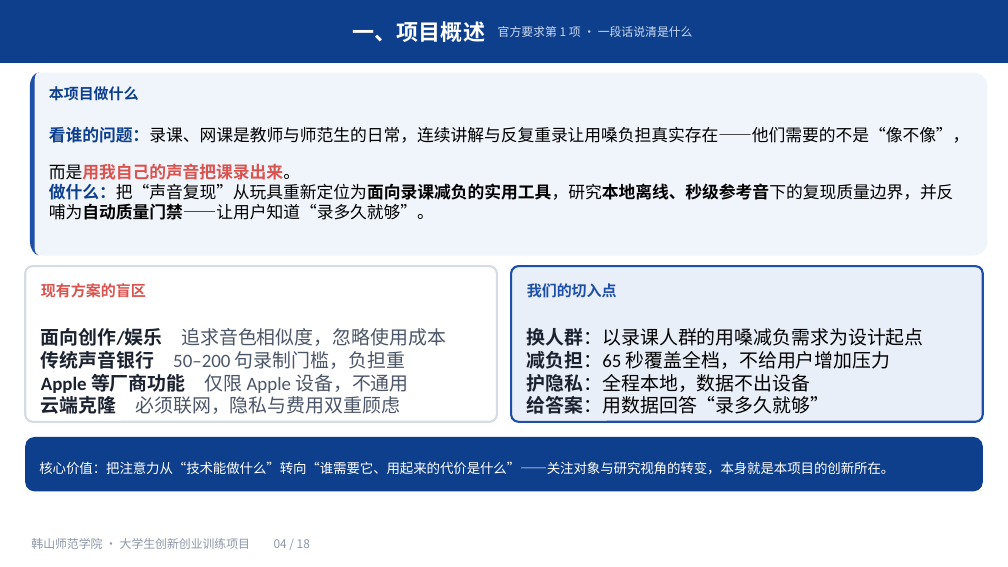
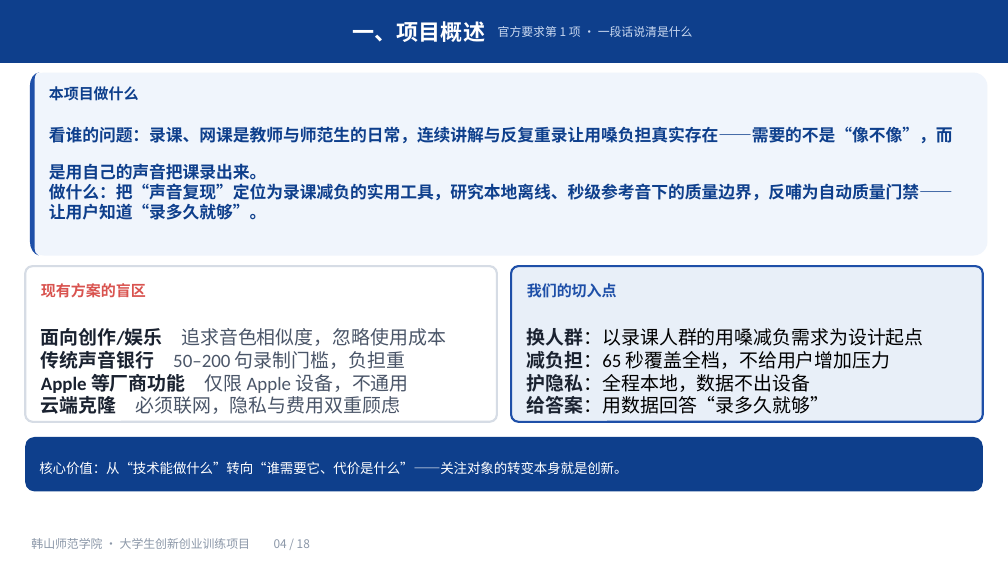
Before and after one commit to mouxu66/voice-morph, a slide deck: slide 4 of docs/大创申报-2026-10/大创申报PPT.pptx. Drawn at 1008x567 pixels with LibreOffice and Linux fonts; fonts in the diff are those of the drawing. Boxes give left, top, right and bottom in pixels: in the first picture for what was removed or moved away, otherwise in the second. Text is boxed around its words. In the diff, an @@ line names an element or a change of style, - is before the commit and + after.

Commit message:
docs(dachuang): 申报书与 PPT 全面精简 —— 删导语压缩段落表格，为纸质打印减页
- 申报书 md+docx 同步精简：删 13 段纯导语（"对应官方要求第 N 项"等）、
  压缩 48 段长句、压缩 31 个表格 cell、删 1 行低价值表行（纵向随访，信息在 §2.2/§2.5 已覆盖），
  总字数 11343 → 9757（-14%），官方 5 条结构/数字/口径红线全保留
- PPT 19 页结构不动，38 条文字密度压缩（含修正"立案后"错字），466KB ≤ 10M
- 新增 tools/dachuang_docx_condense.py 与 dachuang_pptx_condense.py：定点替换、幂等可重跑、带未命中自检

```diff
--- a/docs/大创申报-2026-10/大创申报PPT.pptx
+++ b/docs/大创申报-2026-10/大创申报PPT.pptx
@@ text at box(49, 126, 953, 220): text changed; text colour #000000 to #0E3F8C; bold on @@
-看谁的问题：录课、网课是教师与师范生的日常，连续讲解与反复重录让用嗓负担真实存在——他们需要的不是“像不像”，而是用我自己的声音把课录出来。
-做什么：把“声音复现”从玩具重新定位为面向录课减负的实用工具，研究本地离线、秒级参考音下的复现质量边界，并反哺为自动质量门禁——让用户知道“录多久就够”。
+看谁的问题：录课、网课是教师与师范生的日常，连续讲解与反复重录让用嗓负担真实存在——需要的不是“像不像”，而是用自己的声音把课录出来。
+做什么：把“声音复现”定位为录课减负的实用工具，研究本地离线、秒级参考音下的质量边界，反哺为自动质量门禁——让用户知道“录多久就够”。
@@ text at box(39, 461, 627, 474): text changed @@
-核心价值：把注意力从“技术能做什么”转向“谁需要它、用起来的代价是什么”——关注对象与研究视角的转变，本身就是本项目的创新所在。
+核心价值：从“技术能做什么”转向“谁需要它、代价是什么”——关注对象的转变本身就是创新。
```
Also in this commit, not shown: 12 other slides changed, 4 other files.
